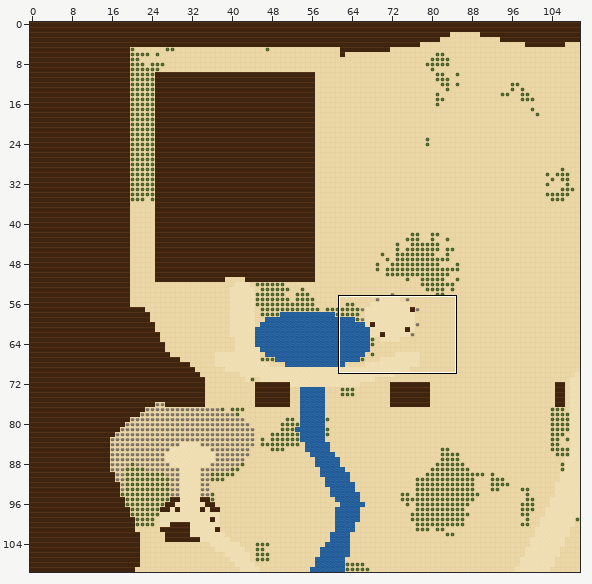
A Tiled map (JSON) gets an edit: maps/overworld.tmj. The picture above shows the old version from afar; the outline marks the close-up.
Close-up. Before:
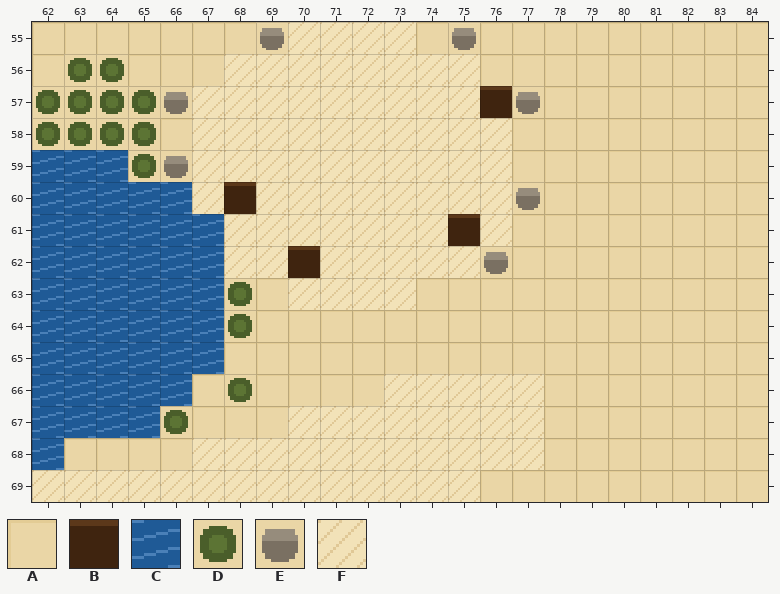
Cells are 16x16 px. Shown: x 62..84, y 55..69. The commit also changed other parts of the map, which this record leaves out.
Key: from "draft": A 0, B 1, C 2, D 3, E 4, F 5.
_ is an empty cell.
Layer "ground" before, first column x 62:
55 AAAAAAAEFFFFAEAAAAAAAAA
56 ADDAAAFFFFFFFFAAAAAAAAA
57 DDDDEFFFFFFFFFBEAAAAAAA
58 DDDDAFFFFFFFFFFAAAAAAAA
59 CCCDEFFFFFFFFFFAAAAAAAA
60 CCCCCFBFFFFFFFFEAAAAAAA
61 CCCCCCFFFFFFFBFAAAAAAAA
62 CCCCCCFFBFFFFFEAAAAAAAA
63 CCCCCCDAFFFFAAAAAAAAAAA
64 CCCCCCDAAAAAAAAAAAAAAAA
65 CCCCCCAAAAAAAAAAAAAAAAA
66 CCCCCADAAAAFFFFFAAAAAAA
67 CCCCDAAAFFFFFFFFAAAAAAA
68 CAAAAFFFFFFFFFFFAAAAAAA
69 FFFFFFFFFFFFFFAAAAAAAAA
Now the later version:
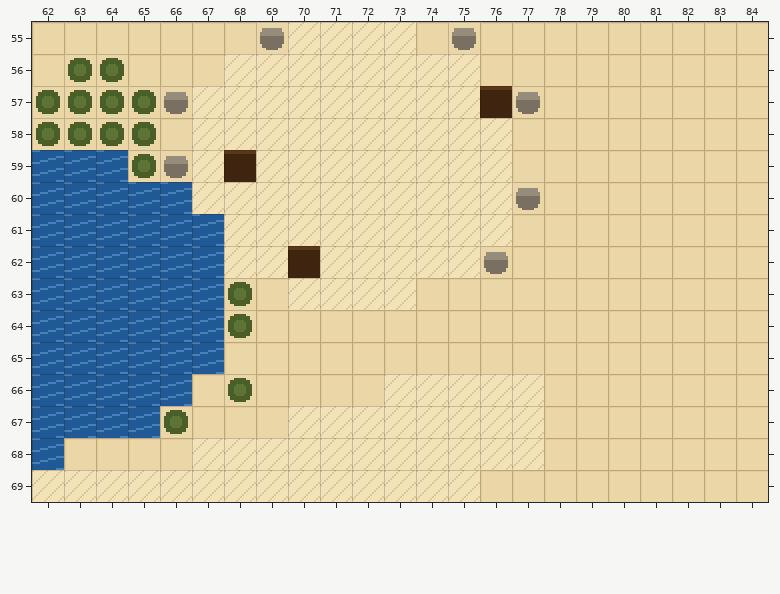
Edits made:
Changed rows in their new state; . is an unchanged cell.
Layer "ground":
first column x 68:
59 B.......
60 F.......
61 .......F
Where, in picture pixels (left, top, right, bottom), the same in both close-ups:
changed: (224, 150, 256, 214)
changed: (448, 214, 480, 246)
